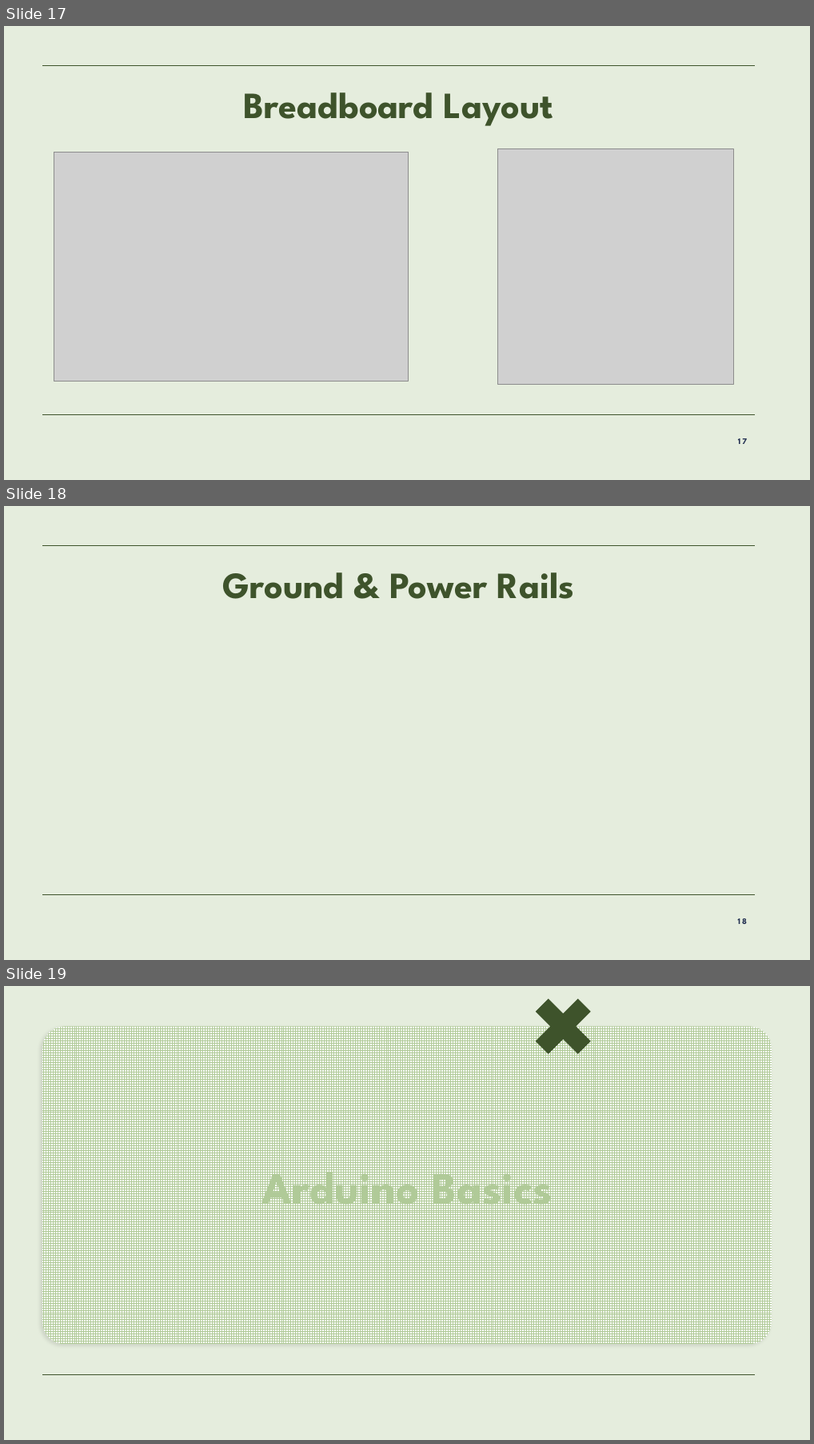
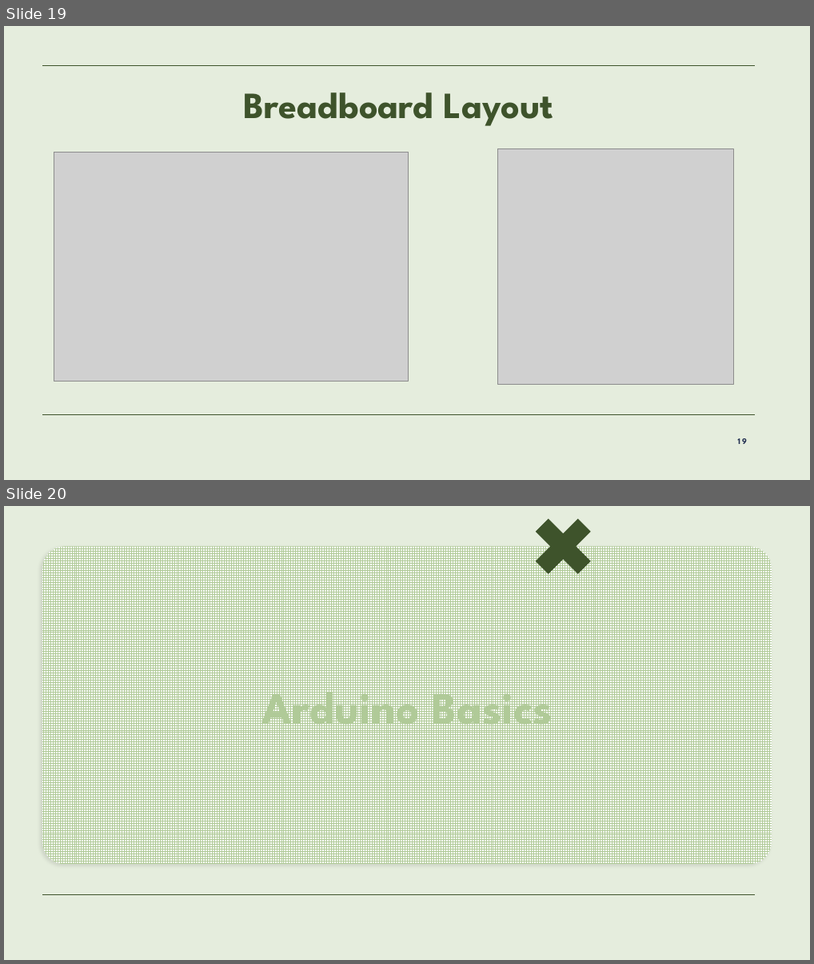
Before and after one commit to caro-line33/intro-to-audio-engineering, a slide deck: week1_microcontrollers/slides/week1.pptx. Shown one above the other, each under a label of ours: slides 17, 18 and 19 before the commit, slides 19 and 20 after it. The pictures are 814x1444 and 814x964 pixels, drawn with LibreOffice and Linux fonts; fonts in the diff are those of the drawing; grey boxes stand for pictures; background and template pictures are left out. Boxes give left, top, right and bottom in pixels: in the first picture for what was removed or moved away, otherwise in the second. Text is boxed around its words. In the diff, an @@ line names an element or a change of style, - is before the commit and + after.

```diff
--- a/week1_microcontrollers/slides/week1.pptx
+++ b/week1_microcontrollers/slides/week1.pptx
@@ slide 18 removed at bbox=[4, 506, 810, 960], background #E5EDDD; not listed: 2 template elements that a slide beside it also shows @@
@@ title removed at bbox=[223, 572, 575, 599] @@
-Ground & Power Rails
@@ page number removed at bbox=[738, 918, 747, 924] @@
-18
@@ what was slide 17 is now slide 19 @@
@@ page number at bbox=[738, 438, 747, 444]: text changed @@
-17
+19
@@ what was slide 19 is now slide 20 @@
```
Also in this commit, not shown: 3 slides changed, 14 slides added, 7 other slides removed, 22 other files.
